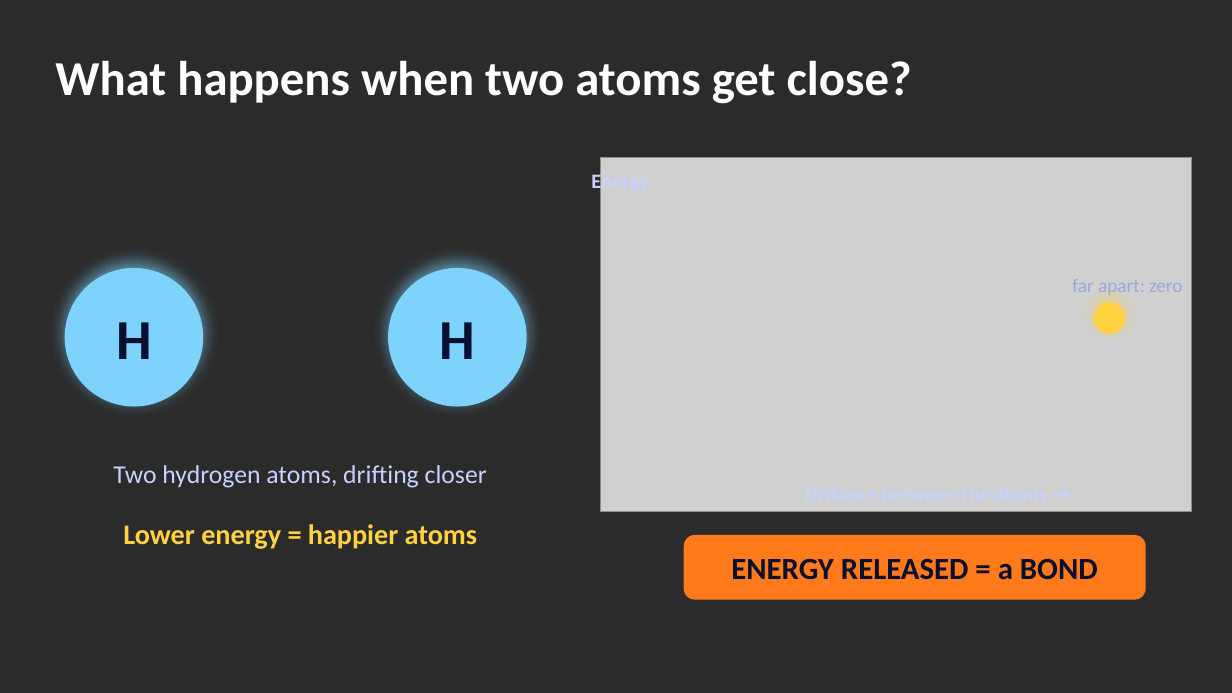
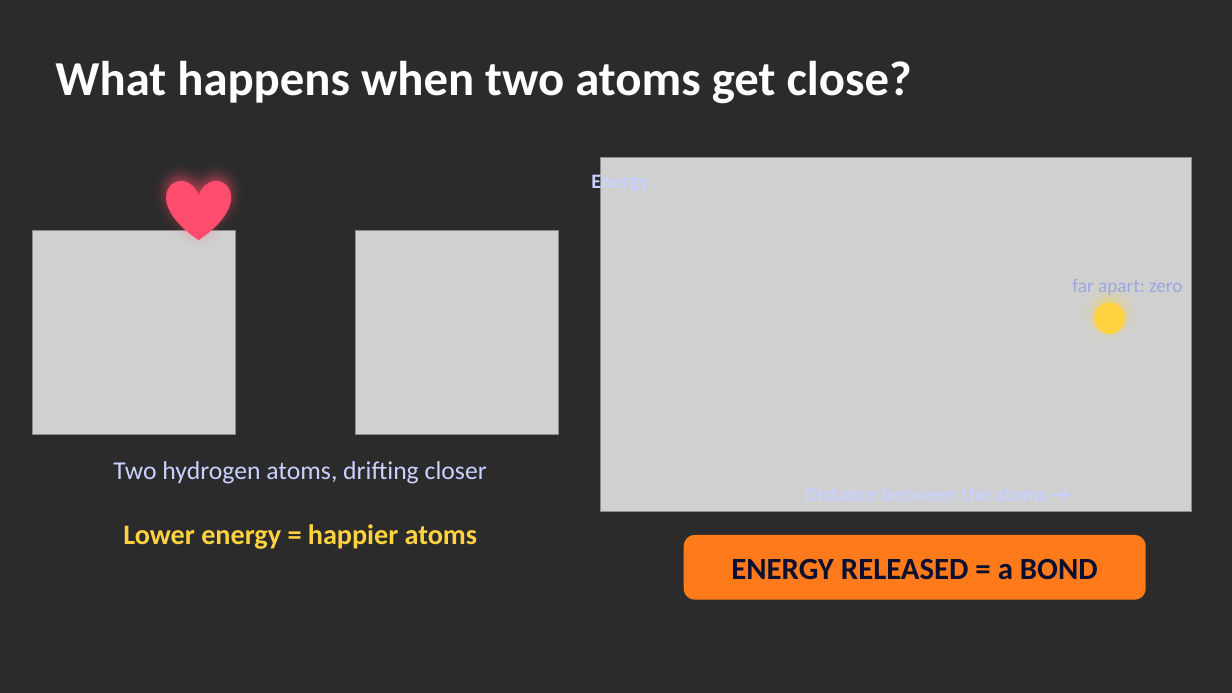
Before and after one commit to davidmoriarty-lab/School_Stuff, a slide deck: slide 9 of intro-chemistry-deck/Intro_to_Chemistry.pptx (slide 11 before the commit). Drawn at 1232x693 pixels with LibreOffice and Linux fonts; fonts in the diff are those of the drawing; grey boxes stand for pictures; background and template pictures are left out; a plain dark background stands for a picture behind light text. Boxes give left, top, right and bottom in pixels: in the first picture for what was removed or moved away, otherwise in the second. Text is boxed around its words. In the diff, an @@ line names an element or a change of style, - is before the commit and + after.

```diff
--- a/intro-chemistry-deck/Intro_to_Chemistry.pptx
+++ b/intro-chemistry-deck/Intro_to_Chemistry.pptx
@@ heart added at bbox=[166, 180, 231, 240], fill #FF4D6D @@
@@ picture added at bbox=[32, 231, 236, 434] @@
@@ picture added at bbox=[356, 231, 559, 434] @@
@@ ellipse removed at bbox=[65, 268, 203, 407] @@
@@ ellipse removed at bbox=[388, 268, 527, 407] @@
@@ text removed at bbox=[116, 322, 152, 359] @@
-H
@@ text removed at bbox=[440, 322, 476, 359] @@
-H
@@ text "Two hydrogen atoms, drifting closer": place and size @@
-text "Two hydrogen atoms, drifting closer" at bbox=[113, 465, 487, 488]
+text "Two hydrogen atoms, drifting closer" at bbox=[113, 461, 487, 484]
```
Also in this commit, not shown: 6 other slides changed, 6 slides added, 1 slide removed, 25 other files.
